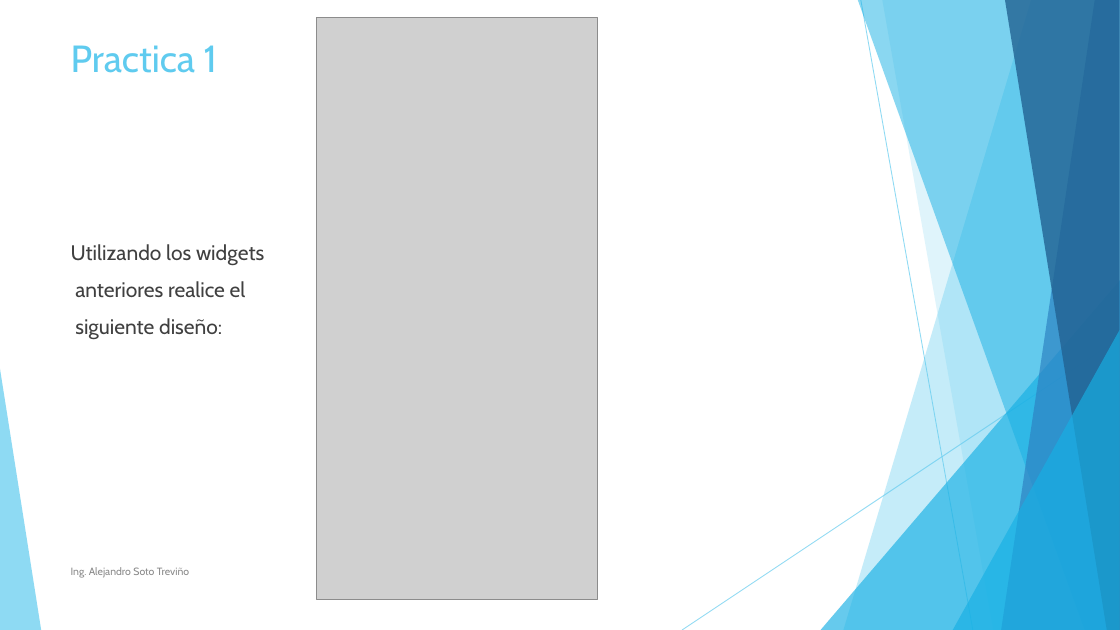
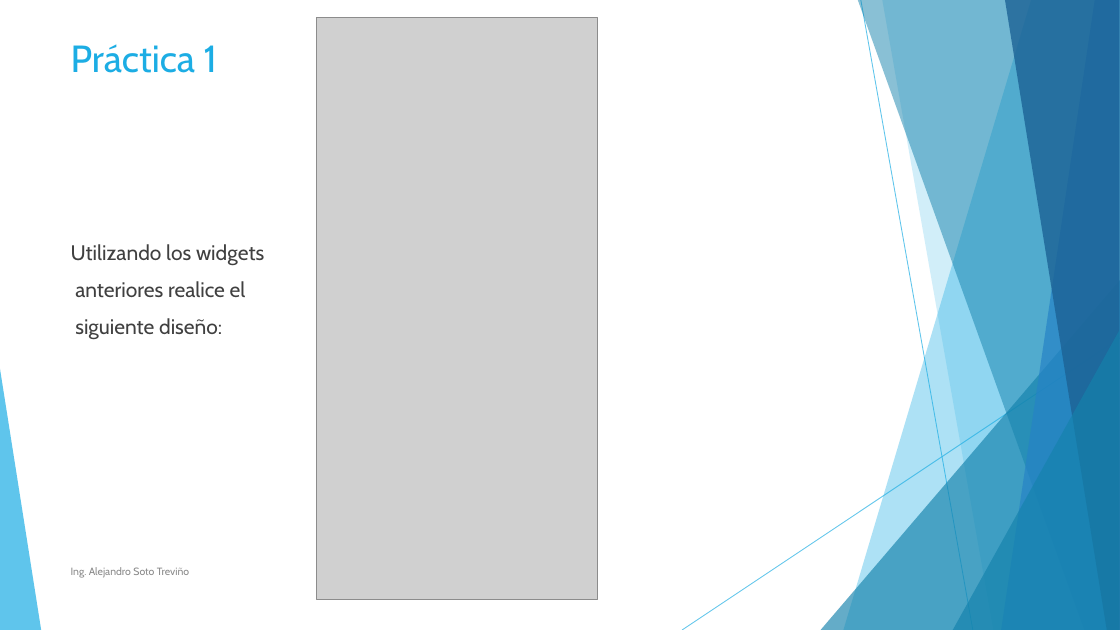
Before and after one commit to ingsoto83/Curso-Flutter, a slide deck: slide 37 of Desarrollo de aplicaciones móviles.pptx. Drawn at 1120x630 pixels with LibreOffice and Linux fonts; fonts in the diff are those of the drawing; grey boxes stand for pictures. Boxes give left, top, right and bottom in pixels: in the first picture for what was removed or moved away, otherwise in the second. Text is boxed around its words. In the diff, an @@ line names an element or a change of style, - is before the commit and + after.

```diff
--- a/Desarrollo de aplicaciones móviles.pptx
+++ b/Desarrollo de aplicaciones móviles.pptx
@@ freeform shape at [844, 0, 1120, 630]: fill #5FCBEF at 36% opacity to #1CADE4 at 36% opacity @@
@@ freeform shape at [858, 0, 1120, 630]: fill #17B0E4 at 50% opacity to #1482AC at 50% opacity @@
@@ line (861, 0) - (973, 630): stroke #5FCBEF 0.75 pt to #1CADE4 0.75 pt @@
@@ freeform shape at [882, 0, 1120, 630]: fill #5FCBEF at 20% opacity to #1CADE4 at 20% opacity @@
@@ freeform shape at [1002, 0, 1120, 630]: fill #2E83C3 at 70% opacity to #2683C6 at 70% opacity @@
@@ freeform shape at [1005, 0, 1120, 630]: fill #226292 at 80% opacity to #1D6294 at 80% opacity @@
@@ title at [71, 44, 217, 73]: text changed; text colour #5FCBEF to #1CADE4 @@
-Practica 1
+Práctica 1
@@ triangle at [821, 280, 1120, 630]: fill #17B0E4 at 66% opacity to #1482AC at 66% opacity @@
@@ line (1120, 339) - (682, 630): stroke #5FCBEF 0.75 pt to #1CADE4 0.75 pt @@
@@ triangle at [953, 330, 1120, 630]: fill #17B0E4 at 66% opacity to #1482AC at 66% opacity @@
@@ triangle at [0, 369, 41, 630]: fill #5FCBEF at 70% opacity to #1CADE4 at 70% opacity @@
```
Also in this commit, not shown: 36 other slides changed, 23 slides added.
